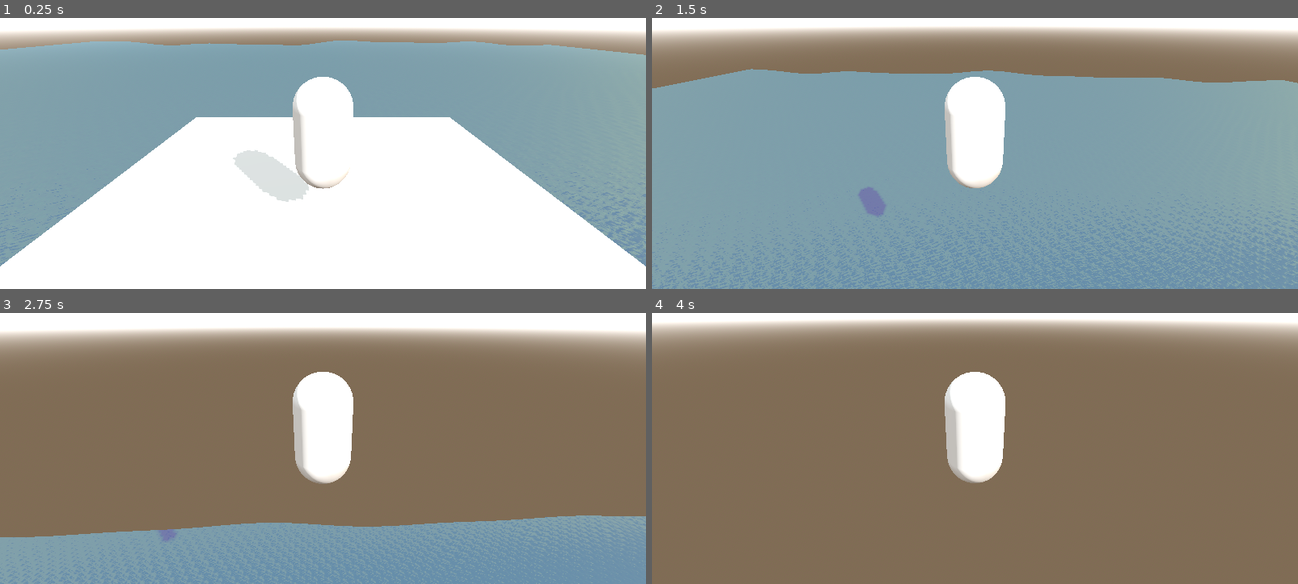
Above: before the commit, frames 1-4 (two rows, left to right).
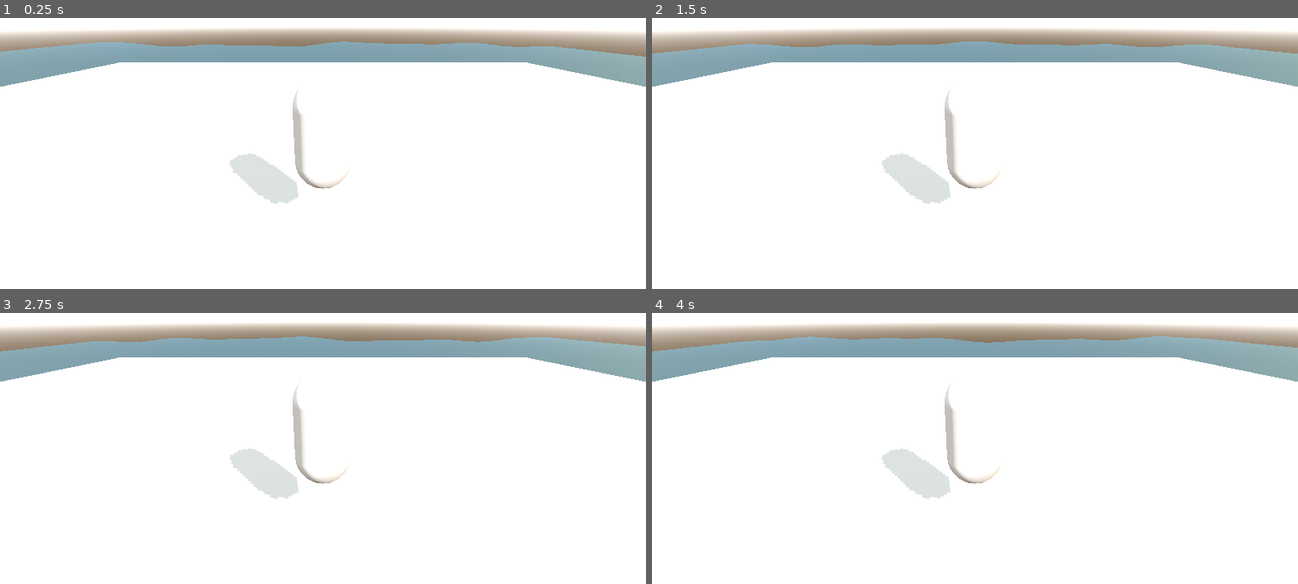
Above: after the commit, the same moments.

Repository: SofiaTilde/wrecked-DH2650-spel-project
Game: Godot game, scene res://node_3d.tscn
Two runs of this game, one before a commit and one after it. Both use one fixed random seed, a clock stepped at 60 frames per second and the inputs below. Before the commit the project has no main scene; this scene is started directly in both runs.
Inputs (mouse positions are in pixels of both pictures, inside the frame that each line leads up to):
- Up to frame 1 (0.25 s): no input
- Up to frame 2 (1.5 s): move the mouse to (1007, 107) at 0.52 s; hold Space (jump) 0.53-1.28 s; hold W (move_forward) from 0.53 s (still down); move the mouse to (942, 110) at 1.27 s; tap Space (jump) at 1.35 s
- Up to frame 3 (2.75 s): keep holding W (move_forward); tap Space (jump) at 1.52, 1.82 s; move the mouse to (335, 397) at 2.02 s; hold Space (jump) from 2.03 s (still down)
- Up to frame 4 (4 s): keep holding W (move_forward); move the mouse to (968, 407) at 2.77 s; release Space (jump) at 2.78 s; tap Space (jump) at 2.85, 3.02, 3.32 s; tap Enter at 3.5 s; move the mouse to (1020, 407) at 3.52 s; hold Space (jump) from 3.53 s (still down)

The runs differ from the first frame. In frame 1, 35% of the frame differs, in the area x 0-100%, y 8-92%; in frame 2, 86%; in frame 3, 91%, in the area x 0-100%, y 3-100%; in frame 4, 90%.

Commit message:
UPDATE implementet playercontroller

Diff:
--- a/wrecked/node_3d.tscn
+++ b/wrecked/node_3d.tscn
@@ -4,7 +4,7 @@
 [ext_resource type="PackedScene" uid="uid://bxdelsa5s7rp2" path="res://water.tscn" id="2_noarx"]
 
 [sub_resource type="PlaneMesh" id="PlaneMesh_a0tk4"]
-size = Vector2(10, 10)
+size = Vector2(40, 40)
 
 [sub_resource type="ConcavePolygonShape3D" id="ConcavePolygonShape3D_a202f"]
 data = PackedVector3Array(5, 0, 5, -5, 0, 5, 5, 0, -5, -5, 0, 5, -5, 0, -5, 5, 0, -5)
@@ -33,6 +33,7 @@
 [node name="StaticBody3D" type="StaticBody3D" parent="MeshInstance3D"]
 
 [node name="CollisionShape3D" type="CollisionShape3D" parent="MeshInstance3D/StaticBody3D"]
+transform = Transform3D(4, 0, 0, 0, 4, 0, 0, 0, 4, 0, 0, 0)
 shape = SubResource("ConcavePolygonShape3D_a202f")
 
 [node name="Player" parent="." instance=ExtResource("1_a202f")]
--- a/wrecked/player.gd
+++ /dev/null
@@ -1,46 +0,0 @@
-extends RigidBody3D
-
-var speed := 1800
-var jump_strength := 0.5
-
-var mouse_sensitivity := 0.001
-var twist_input := 0.0
-var pitch_input := 0.0
-
-@onready var twist_pivot = $TwistPivot
-@onready var pitch_pivot = $TwistPivot/PitchPivot
-
-func _ready() -> void:
-	Input.mouse_mode = Input.MOUSE_MODE_CAPTURED
-
-func _process(delta: float) -> void:
-	#var input = Input.get_action_strength("ui_up")
-	#apply_central_force(input * Vector3.FORWARD * 1200.0 * delta)
-
-	var input := Vector3.ZERO
-
-	input.x = Input.get_axis("move_left", "move_right")
-	input.z = Input.get_axis("move_forward", "move_back")
-
-	apply_central_force(twist_pivot.basis * input * speed * delta)
-
-	var jump_force = jump_strength * Input.get_action_strength("jump")
-
-	apply_central_impulse(Vector3(0.0, jump_force, 0.0))
-
-	# Reset capture when closing
-	if Input.is_action_just_pressed("ui_cancel"):
-		Input.mouse_mode = Input.MOUSE_MODE_VISIBLE
-
-	twist_pivot.rotate_y(twist_input)
-	pitch_pivot.rotate_x(pitch_input)
-	pitch_pivot.rotation.x = clamp(pitch_pivot.rotation.x, -0.5, deg_to_rad(30))
-
-	twist_input = 0.0
-	pitch_input = 0.0
-
-func _unhandled_input(event: InputEvent) -> void:
-	if event is InputEventMouseMotion:
-		if Input.mouse_mode == Input.MOUSE_MODE_CAPTURED:
-			twist_input = -event.relative.x * mouse_sensitivity
-			pitch_input = -event.relative.y * mouse_sensitivity
--- a/wrecked/player.tscn
+++ b/wrecked/player.tscn
@@ -1,13 +1,13 @@
 [gd_scene load_steps=4 format=3 uid="uid://g4tbrr3sfui2"]
 
-[ext_resource type="Script" uid="uid://btjagkvks8rn6" path="res://player.gd" id="1_4flbx"]
+[ext_resource type="Script" uid="uid://uuv10ct6y602" path="res://player_controller.gd" id="1_4flbx"]
 
 [sub_resource type="CapsuleMesh" id="CapsuleMesh_onrkg"]
 
 [sub_resource type="ConvexPolygonShape3D" id="ConvexPolygonShape3D_i3pqv"]
 points = PackedVector3Array(-0.125207, -0.532801, -0.480507, 0.0227831, 0.47607, 0.498884, 0.169713, 0.559144, 0.464172 …(924 unchanged characters)…
 
-[node name="Player" type="RigidBody3D"]
+[node name="Player" type="CharacterBody3D"]
 axis_lock_angular_x = true
 axis_lock_angular_z = true
 script = ExtResource("1_4flbx")
@@ -24,3 +24,4 @@
 
 [node name="Camera3D" type="Camera3D" parent="TwistPivot/PitchPivot"]
 transform = Transform3D(1, 0, 0, 0, 0.938397, 0.34556, 0, -0.34556, 0.938397, 0, 1.83717, 3.67014)
+current = true
--- a/wrecked/project.godot
+++ b/wrecked/project.godot
@@ -10,7 +10,8 @@
 
 [application]
 
-config/name="Test"
+config/name="Wrecked"
+run/main_scene="uid://3f7k8dolqfhh"
 config/features=PackedStringArray("4.4", "Forward Plus")
 config/icon="res://icon.svg"
 
@@ -26,29 +27,54 @@
 "deadzone": 0.2,
 "events": [Object(InputEventKey,"resource_local_to_scene":false,"resource_name":"","device":-1,"window_id":0,"alt_press …(192 unchanged characters)…
 , Object(InputEventKey,"resource_local_to_scene":false,"resource_name":"","device":-1,"window_id":0,"alt_pressed":false …(186 unchanged characters)…
+, Object(InputEventJoypadMotion,"resource_local_to_scene":false,"resource_name":"","device":-1,"axis":1,"axis_value":-1.0,"script":null)
 ]
 }
 move_left={
 "deadzone": 0.2,
 "events": [Object(InputEventKey,"resource_local_to_scene":false,"resource_name":"","device":-1,"window_id":0,"alt_press …(191 unchanged characters)…
 , Object(InputEventKey,"resource_local_to_scene":false,"resource_name":"","device":-1,"window_id":0,"alt_pressed":false …(186 unchanged characters)…
+, Object(InputEventJoypadMotion,"resource_local_to_scene":false,"resource_name":"","device":-1,"axis":0,"axis_value":-1.0,"script":null)
 ]
 }
 move_right={
 "deadzone": 0.2,
 "events": [Object(InputEventKey,"resource_local_to_scene":false,"resource_name":"","device":-1,"window_id":0,"alt_press …(192 unchanged characters)…
 , Object(InputEventKey,"resource_local_to_scene":false,"resource_name":"","device":-1,"window_id":0,"alt_pressed":false …(186 unchanged characters)…
+, Object(InputEventJoypadMotion,"resource_local_to_scene":false,"resource_name":"","device":-1,"axis":0,"axis_value":1.0,"script":null)
 ]
 }
 move_back={
 "deadzone": 0.2,
 "events": [Object(InputEventKey,"resource_local_to_scene":false,"resource_name":"","device":-1,"window_id":0,"alt_press …(192 unchanged characters)…
 , Object(InputEventKey,"resource_local_to_scene":false,"resource_name":"","device":-1,"window_id":0,"alt_pressed":false …(186 unchanged characters)…
+, Object(InputEventJoypadMotion,"resource_local_to_scene":false,"resource_name":"","device":-1,"axis":1,"axis_value":1.0,"script":null)
 ]
 }
 jump={
 "deadzone": 0.2,
 "events": [Object(InputEventKey,"resource_local_to_scene":false,"resource_name":"","device":-1,"window_id":0,"alt_press …(191 unchanged characters)…
+, Object(InputEventJoypadButton,"resource_local_to_scene":false,"resource_name":"","device":-1,"button_index":0,"pressure":0.0,"pressed":false,"script":null)
+]
+}
+camera_move_left={
+"deadzone": 0.2,
+"events": [Object(InputEventJoypadMotion,"resource_local_to_scene":false,"resource_name":"","device":-1,"axis":2,"axis_value":1.0,"script":null)
+]
+}
+camera_move_right={
+"deadzone": 0.2,
+"events": [Object(InputEventJoypadMotion,"resource_local_to_scene":false,"resource_name":"","device":-1,"axis":2,"axis_value":-1.0,"script":null)
+]
+}
+camera_move_up={
+"deadzone": 0.2,
+"events": [Object(InputEventJoypadMotion,"resource_local_to_scene":false,"resource_name":"","device":-1,"axis":3,"axis_value":1.0,"script":null)
+]
+}
+camera_move_down={
+"deadzone": 0.2,
+"events": [Object(InputEventJoypadMotion,"resource_local_to_scene":false,"resource_name":"","device":-1,"axis":3,"axis_value":-1.0,"script":null)
 ]
 }
 
Not shown, removed: wrecked/player.gd.uid
